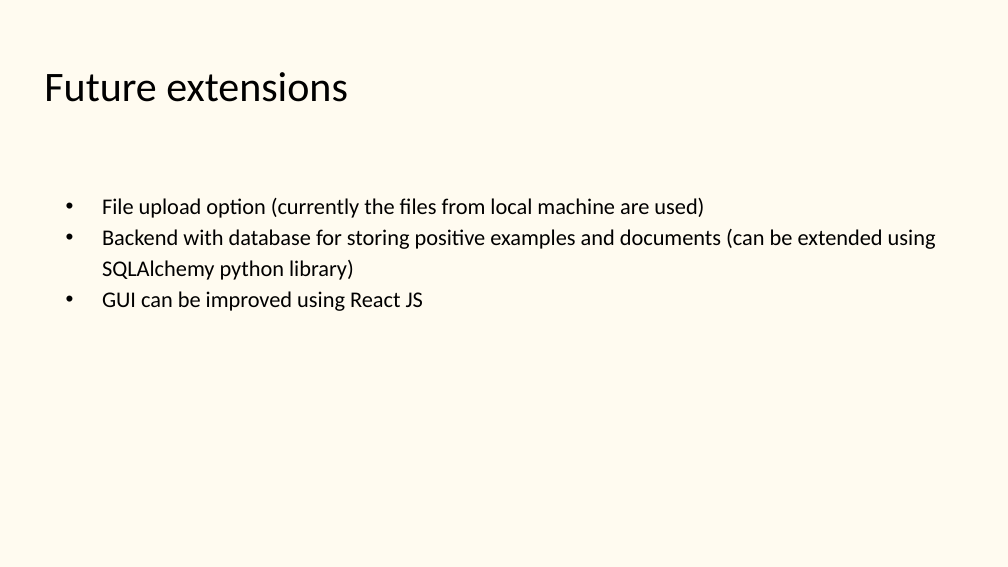
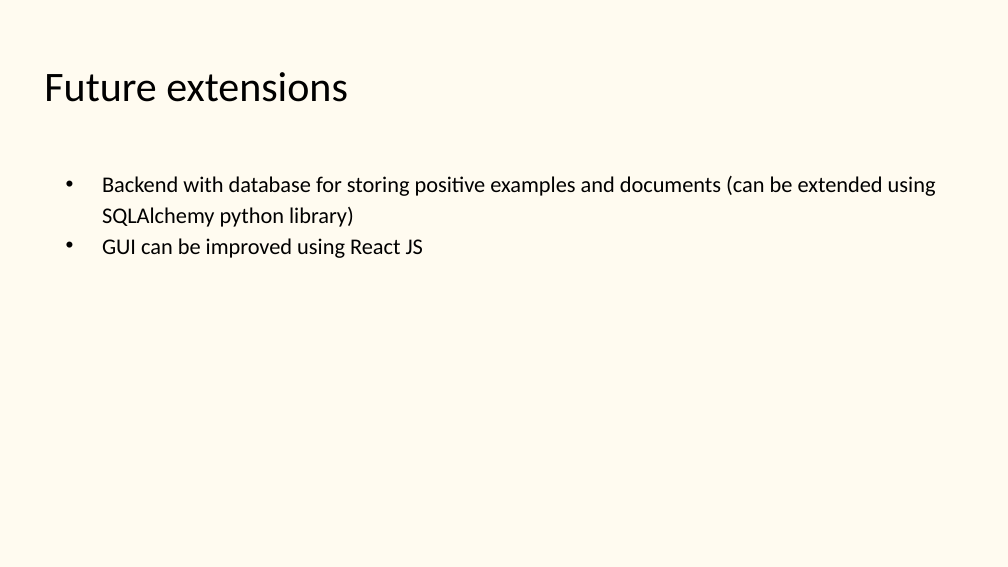
Before and after one commit to starling-lab/Textual_Annotation_Interface, a slide deck: slide 11 of Textual relations annotator.pptx. Drawn at 1008x567 pixels with LibreOffice and Linux fonts; fonts in the diff are those of the drawing. Boxes give left, top, right and bottom in pixels: in the first picture for what was removed or moved away, otherwise in the second. Text is boxed around its words. In the diff, an @@ line names an element or a change of style, - is before the commit and + after.

```diff
--- a/Textual relations annotator.pptx
+++ b/Textual relations annotator.pptx
@@ text at (102, 198, 704, 218): paragraph removed @@
-• File upload option (currently the files from local machine are used)
```
Also in this commit, not shown: 4 other slides changed, 1 other file.
